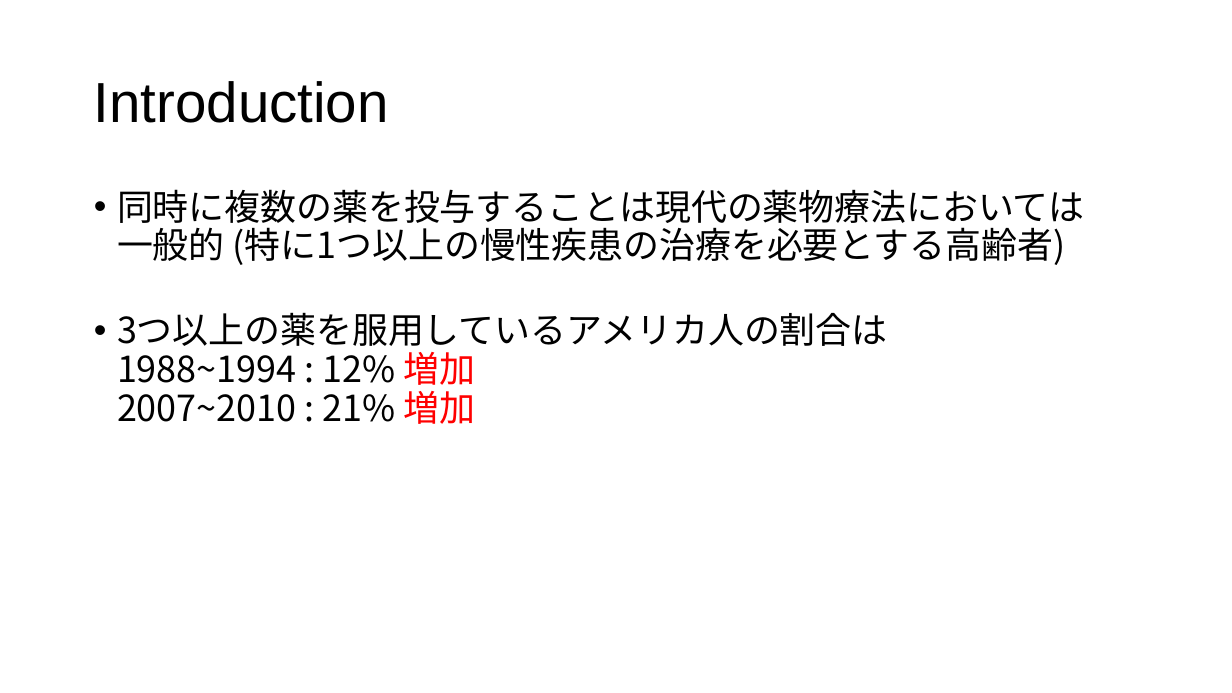
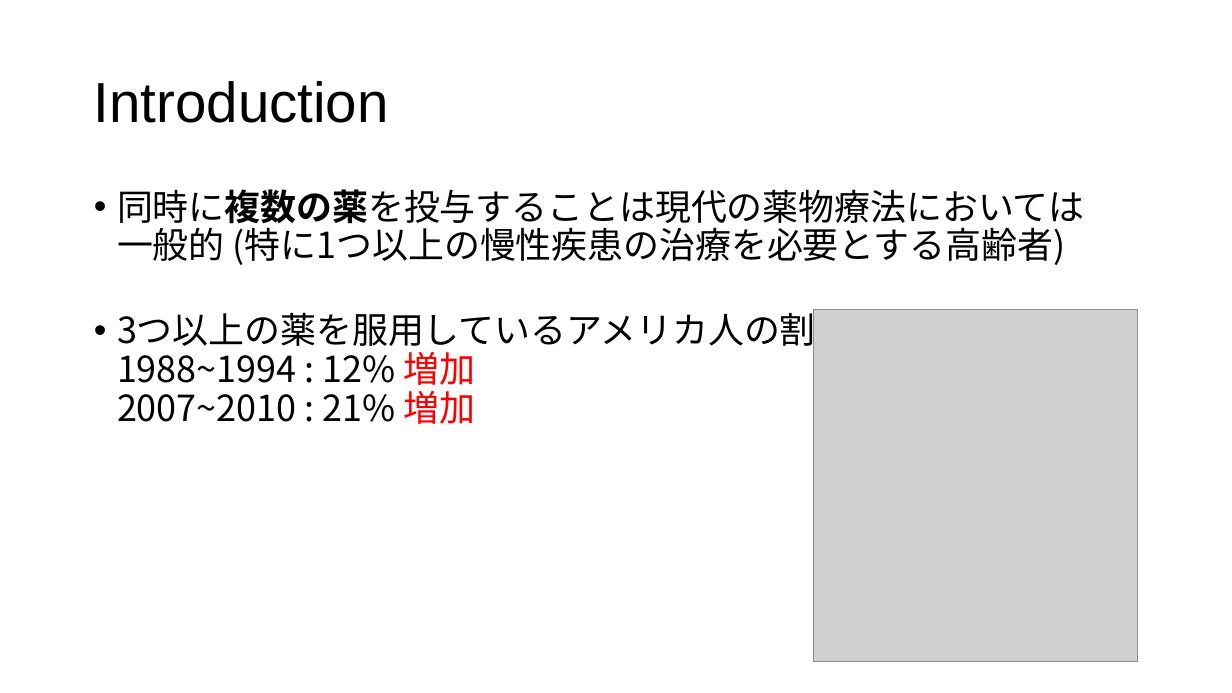
Before and after one commit to tsutarou10/variousFile, a slide deck: slide 5 of Predicting potential drug-drug interactions on topological and semantic similarity features using statistical learning.pptx. Drawn at 1232x693 pixels with LibreOffice and Linux fonts; fonts in the diff are those of the drawing; grey boxes stand for pictures. Boxes give left, top, right and bottom in pixels: in the first picture for what was removed or moved away, otherwise in the second. Text is boxed around its words. In the diff, an @@ line names an element or a change of style, - is before the commit and + after.

```diff
--- a/Predicting potential drug-drug interactions on topological and semantic similarity features using statistical learning.pptx
+++ b/Predicting potential drug-drug interactions on topological and semantic similarity features using statistical learning.pptx
@@ text at (117,189,1084,265): bold on in "同時に複数の薬を投与することは現代の薬物療法においては" @@
@@ picture added at (813,310,1138,662) @@
```
Also in this commit, not shown: 6 other slides changed, 1 other file.
